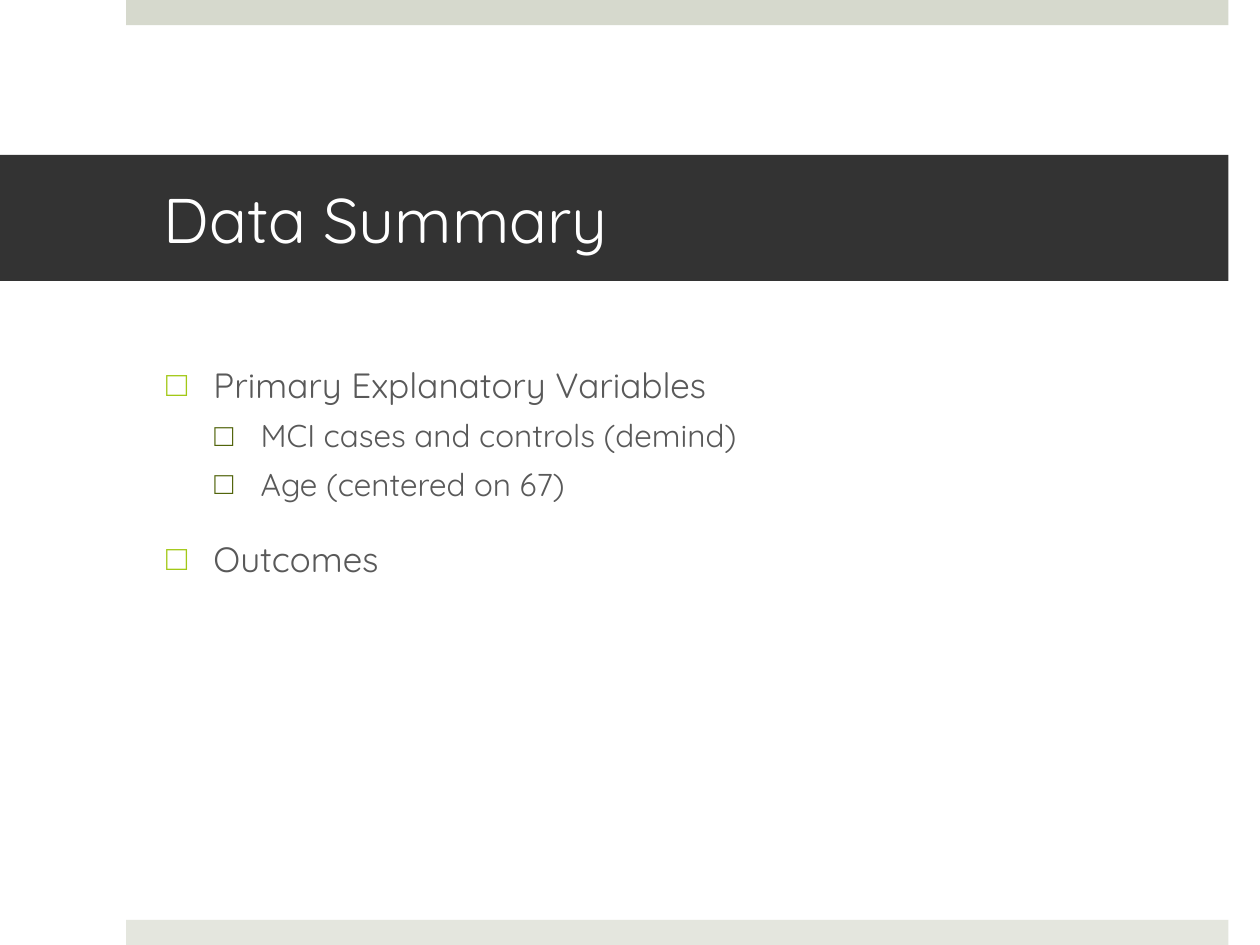
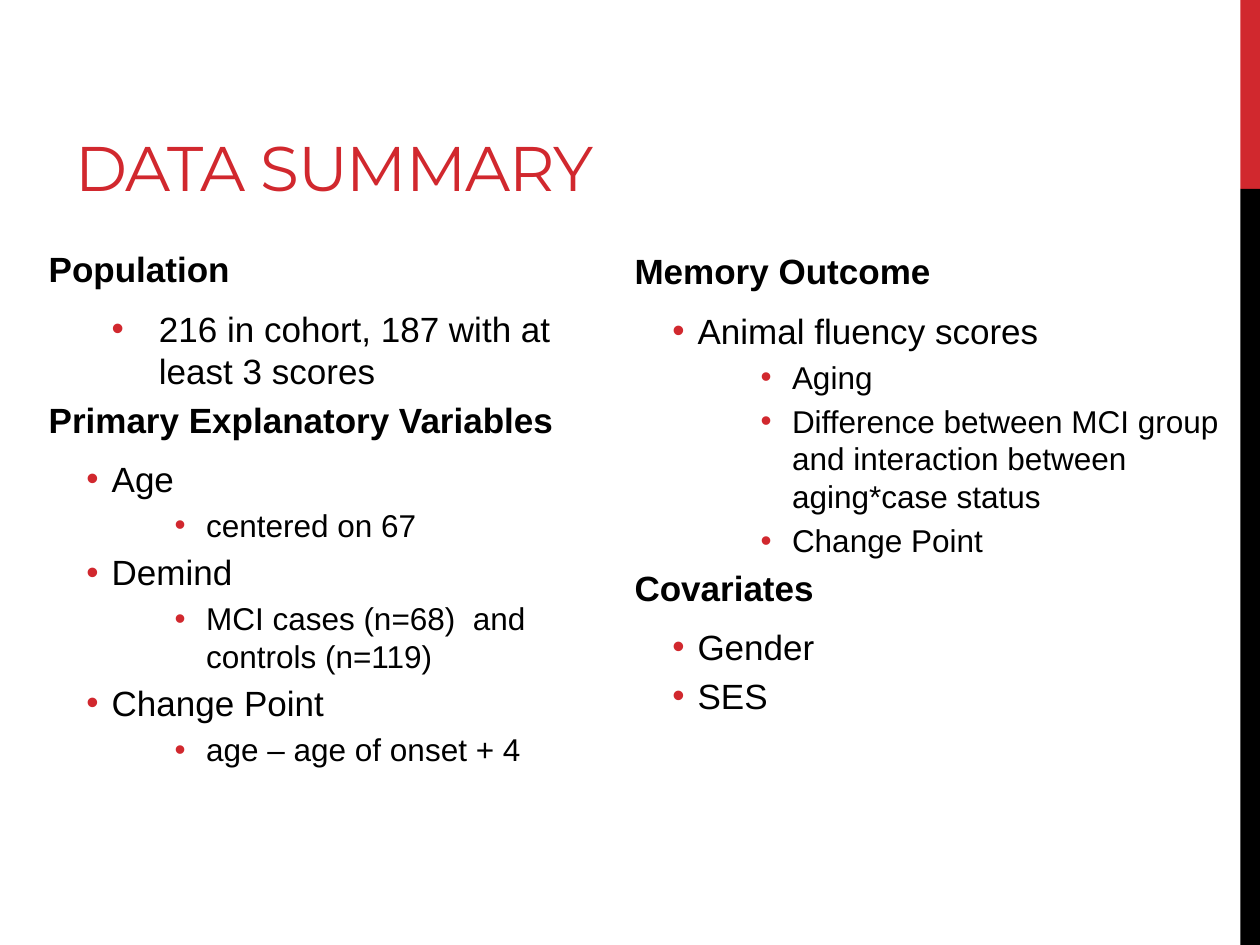
Before and after one commit to Delgoulding/Biostat-Projects, a slide deck: slide 3 of Project3/Reports/Project 3 Presentation.pptx. Drawn at 1260x945 pixels with LibreOffice and Linux fonts; fonts in the diff are those of the drawing. Boxes give left, top, right and bottom in pixels: in the first picture for what was removed or moved away, otherwise in the second. Text is boxed around its words. In the diff, an @@ line names an element or a change of style, - is before the commit and + after.

```diff
--- a/Project3/Reports/Project 3 Presentation.pptx
+++ b/Project3/Reports/Project 3 Presentation.pptx
@@ title "DATA SUMMARY": place and size @@
-title "DATA SUMMARY" at (0,155,1228,281)
+title "DATA SUMMARY" at (76,146,593,192)
@@ title "DATA SUMMARY" at (76,146,593,192): vertical alignment middle to bottom; fill #333333 to none @@
@@ rectangle removed at (126,0,1228,25) @@
@@ rectangle added at (1240,0,1260,189), fill #D1282E @@
@@ title at (76,146,593,192): text changed; font Quicksand to Montserrat; text colour #FFFFFF to #D1282E @@
-Data Summary
+DATA SUMMARY
@@ rectangle added at (1240,189,1260,945), fill #000000 @@
@@ text "Population": place and size @@
-text "Population" at (213,372,737,573)
+text "Population" at (49,256,553,767)
@@ text at (49,256,550,385): paragraphs added @@
+Population
+  • 216 in cohort, 187 with at least 3 scores
@@ text added at (635,259,1219,710), 18 pt, text #000000 @@
+Memory Outcome
+  • Animal fluency scores
+    • Aging
+    • Difference between MCI group and interaction between aging*case status
+    • Change Point
+Covariates
+  • Gender
+  • SES
@@ text at (49,407,553,440): font Quicksand to Arial, text colour #595959 to #000000, bold on in "Primary Explanatory Variables"; bullet □ to none; less space between paragraphs @@
@@ text at (112,468,526,767): text changed; font Quicksand to Arial; text colour #595959 to #000000 @@
-  □ MCI cases and controls (demind)
-  □ Age (centered on 67)
-□ Outcomes
+  • Age
+    • centered on 67
+  • Demind
+    • MCI cases (n=68) and controls (n=119)
+  • Change Point
+    • age – age of onset + 4
@@ rectangle removed at (126,920,1228,945) @@
```
Also in this commit, not shown: 6 other slides changed, 5 other files.
